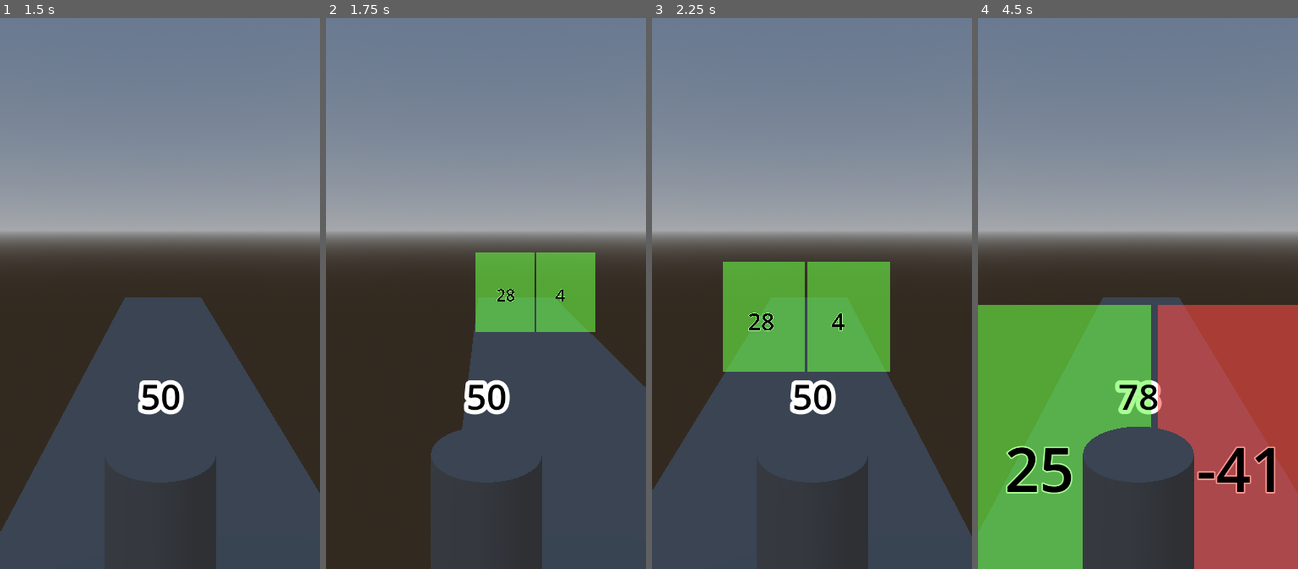
Above: before the commit, frames 1-4 (left to right).
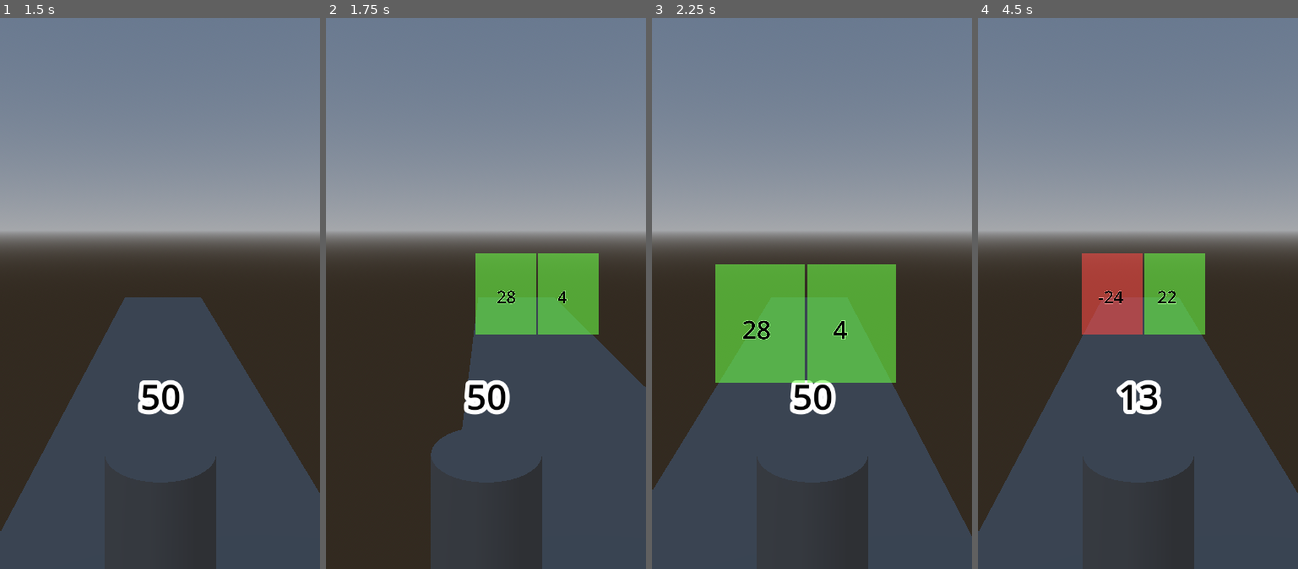
Above: after the commit, the same moments.

Repository: Th3F4ult/3dMathRunningGame-Godot
Game: Godot game, scene res://MAIN.tscn
Same seed, same stepped clock (60 frames per second), same inputs: the game is played once before the commit and once after it.
Inputs (mouse positions are in pixels of both pictures, inside the frame that each line leads up to):
- Up to frame 1 (1.5 s): move the mouse to (230, 194) at 0.52 s; click (230, 194) at 0.67 s; move the mouse to (96, 265) at 1.27 s; click (96, 265) at 1.42 s
- Up to frame 2 (1.75 s): no input
- Up to frame 3 (2.25 s): move the mouse to (844, 84) at 2.02 s; click (844, 84) at 2.17 s
- Up to frame 4 (4.5 s): move the mouse to (1122, 365) at 2.77 s; click (1122, 365) at 2.92 s; move the mouse to (1234, 332) at 3.52 s; click (1234, 332) at 3.67 s; move the mouse to (1042, 128) at 4.27 s; click (1042, 128) at 4.42 s

Frame 1 is identical in both runs. In frame 2, 0.7% of the frame differs, in the area x 46-86%, y 42-58%; in frame 3, 2.6%; in frame 4, 42%, in the area x 0-100%, y 42-100%.

Commit message:
Remove the multiplier panel, it made the game too boring.

Diff:
--- a/MAIN.tscn
+++ b/MAIN.tscn
@@ -28,9 +28,9 @@
 		#if Input.is_action_just_pressed(\"ui_accept\") and is_on_floor():
 			#velocity.y = JUMP_VELOCITY # We don't need any of that
 		var speedmultiplier = 0 # Multiplier for speed, it can go up to 30. That makes you move 4 times as fast as default.
-		if level <= 30000: # We cap it at 30k levels
-			speedmultiplier = level / 1000 # 30k levels = 30 speed, divide them by 10
-		else: # IF THE LEVEL IS OVER 30k...
+		if level <= 1000: # We cap it at 1000 levels
+			speedmultiplier = level / 33 # 1000 levels = 30 speed, divide them by 10
+		else: # IF THE LEVEL IS OVER 1000...
 			speedmultiplier = 30 # ... We manually set the speed to 30, the max. This is for a reason reason, after ~150k it bugs out.
 		velocity.z = -10 - speedmultiplier # Move forward.
 		move_and_slide() # Idk, this comes with CharacterBody2D and 3D lol
--- a/OBSTACLE.tscn
+++ b/OBSTACLE.tscn
@@ -42,11 +42,12 @@
 				$Area3D2/Sprite3D.texture = load(\"res://mistery.png\")
 				$Area3D/Label3D2.text = str(\"???\")
 				value2 = RandomNumberGenerator.new().randi_range(-100,100)
-			8: # If it's 8, we add a multiplication panel, this can only spawn in the right... For now, will fix... Soon...
-				var rngside = RandomNumberGenerator.new().randi_range(1,2)
-				match rngside:
-					1: value2 = \"*2\"; $Area3D/Label3D2.text = str(\"*2\"); $Area3D2/Sprite3D.texture = load(\"res://multiplication.png\")
-					2: value1 = \"*2\"; $Area3D/Label3D.text = str(\"*2\"); $Area3D/Sprite3D.texture = load(\"res://multiplication.png\")
+			#8: # If it's 8, we add a multiplication panel, this can only spawn in the right... For now, will fix... Soon...
+				#var rngside = RandomNumberGenerator.new().randi_range(1,2)
+				#match rngside:
+					#1: value2 = \"*2\"; $Area3D/Label3D2.text = str(\"*2\"); $Area3D2/Sprite3D.texture = load(\"res://multiplication.png\")
+					#2: value1 = \"*2\"; $Area3D/Label3D.text = str(\"*2\"); $Area3D/Sprite3D.texture = load(\"res://multiplication.png\")
+#This was removed, it was too game breaking.
 			10: # And if it's 10 we add a division panel on the left, for now.
 				var rngside = RandomNumberGenerator.new().randi_range(1,2)
 				match rngside:
@@ -61,7 +62,7 @@
 	if body.is_in_group(\"player\") and not HasEntered:
 		HasEntered = true # Prevent the player from entering the area again OR going in the other area.
 		match value1:
-			\"*2\": $\"../CharacterBody3D\".level *= 2
+			#\"*2\": $\"../CharacterBody3D\".level *= 2
 			\"/2\":$\"../CharacterBody3D\".level -= $\"../CharacterBody3D\".level/2
 			_: $\"../CharacterBody3D\".level += value1
 			 # We divide it by 2.
@@ -72,7 +73,7 @@
 	if body.is_in_group(\"player\") and not HasEntered:
 		HasEntered = true
 		match value2:
-			\"*2\": $\"../CharacterBody3D\".level *= 2; print(\"Multiplied by two\")
+			#\"*2\": $\"../CharacterBody3D\".level *= 2; print(\"Multiplied by two\")
 			\"/2\":$\"../CharacterBody3D\".level -= $\"../CharacterBody3D\".level/2
 			_: $\"../CharacterBody3D\".level += value2
 		self.queue_free()
